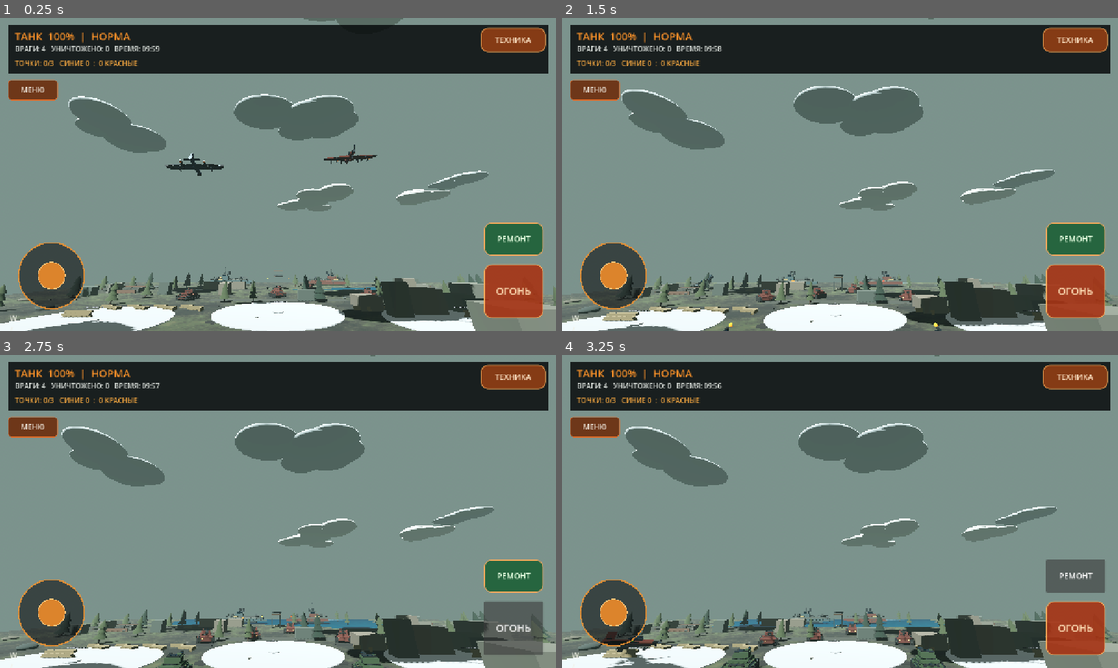
Above: before the commit, frames 1-4 (two rows, left to right).
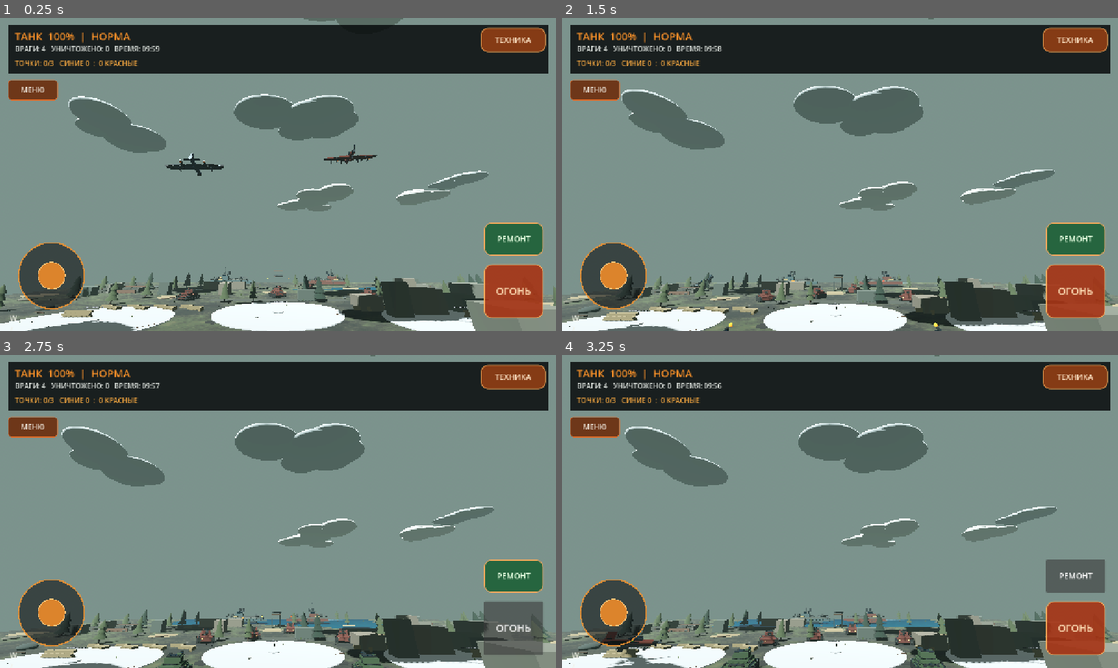
Above: after the commit, the same moments.

Repository: p87010834-ai/WAR-BATTLE-MOBILE
Game: Godot game, scene res://scenes/main.tscn
Two runs of this game, one before a commit and one after it. Both use one fixed random seed, a clock stepped at 60 frames per second and the inputs below.
Inputs (mouse positions are in pixels of both pictures, inside the frame that each line leads up to):
- Up to frame 1 (0.25 s): no input
- Up to frame 2 (1.5 s): tap Enter at 0.5 s; drag from (612, 274) to (895, 105) at 0.52 s; drag from (728, 190) to (812, 237) at 1.27 s
- Up to frame 3 (2.75 s): click "ОГОНЬ" at 2 s
- Up to frame 4 (3.25 s): click "РЕМОНТ" at 2.75 s

The runs differ from the first frame. In frame 1, 0.2% of the frame differs, in the area x 1-100%, y 86-100%; in frame 2, 0.2%; in frame 3, 0.2%, in the area x 1-100%, y 84-100%; in frame 4, 0.2%.

Commit message:
Add instanced grass, terrain berms and scattered battlefield debris

Diff:
--- a/godot/scripts/battlefield_environment.gd
+++ b/godot/scripts/battlefield_environment.gd
@@ -14,6 +14,7 @@
 	_add_barriers_and_sandbags()
 	_add_craters_and_debris()
 	_add_forest_details()
+	_add_ground_detail()
 	_add_outpost()
 
 func _make_materials() -> void:
@@ -157,3 +158,62 @@
 	_box(tower, Vector3(4.0, 0.18, 4.0), Vector3(0.0, 5.2, 0.0), _materials["metal"])
 	_box(tower, Vector3(3.8, 0.15, 3.8), Vector3(0.0, 6.8, 0.0), _materials["wood"])
 	_cylinder(tower, 0.045, 2.0, Vector3(0.0, 7.8, 0.0), _materials["metal"])
+
+
+func _add_ground_detail() -> void:
+	# Low-cost instanced grass tufts: many silhouettes, one draw-friendly mesh.
+	var blade_mesh := BoxMesh.new()
+	blade_mesh.size = Vector3(0.075, 0.52, 0.055)
+	var blade_mat := StandardMaterial3D.new()
+	blade_mat.albedo_color = Color(0.19, 0.24, 0.13)
+	blade_mat.roughness = 1.0
+	blade_mat.vertex_color_use_as_albedo = true
+	blade_mesh.material = blade_mat
+	var grass_multi := MultiMesh.new()
+	grass_multi.transform_format = MultiMesh.TRANSFORM_3D
+	grass_multi.use_colors = true
+	grass_multi.mesh = blade_mesh
+	grass_multi.instance_count = 210
+	for i in range(grass_multi.instance_count):
+		var x := randf_range(-84.0, 84.0)
+		var z := randf_range(-78.0, 68.0)
+		if Vector2(x, z - 18.0).length() < 27.0:
+			x += 34.0 if x >= 0.0 else -34.0
+		var yaw := randf_range(0.0, TAU)
+		var height := randf_range(0.55, 1.25)
+		var basis := Basis(Vector3.UP, yaw).scaled(Vector3(1.0, height, 1.0))
+		grass_multi.set_instance_transform(i, Transform3D(basis, Vector3(x, height * 0.25, z)))
+		var shade := randf_range(0.72, 1.18)
+		grass_multi.set_instance_color(i, Color(shade, shade, shade * randf_range(0.78, 0.96), 1.0))
+	var grass_instance := MultiMeshInstance3D.new()
+	grass_instance.multimesh = grass_multi
+	add_child(grass_instance)
+
+	# Scattered low earth berms break up the flat horizon without blocking play.
+	for i in range(13):
+		var berm := MeshInstance3D.new()
+		var berm_mesh := SphereMesh.new()
+		berm_mesh.radius = randf_range(3.0, 6.0)
+		berm_mesh.height = randf_range(1.1, 2.0)
+		berm_mesh.radial_segments = 16
+		berm_mesh.rings = 8
+		berm.mesh = berm_mesh
+		berm.material_override = _materials["sand"]
+		berm.position = Vector3(randf_range(-82.0, 82.0), -0.38, randf_range(-72.0, 66.0))
+		berm.scale = Vector3(randf_range(1.2, 2.1), 0.75, randf_range(1.0, 1.8))
+		if Vector2(berm.position.x, berm.position.z - 18.0).length() > 31.0:
+			add_child(berm)
+
+	# Broken timber and twisted metal around ruined positions.
+	for i in range(18):
+		var log := MeshInstance3D.new()
+		var log_mesh := CylinderMesh.new()
+		log_mesh.top_radius = randf_range(0.07, 0.13)
+		log_mesh.bottom_radius = log_mesh.top_radius * 1.25
+		log_mesh.height = randf_range(1.4, 3.8)
+		log_mesh.radial_segments = 7
+		log.mesh = log_mesh
+		log.material_override = _materials["wood"] if i % 2 == 0 else _materials["metal"]
+		log.position = Vector3(randf_range(-70.0, 70.0), 0.16, randf_range(-62.0, 60.0))
+		log.rotation = Vector3(randf_range(-0.08, 0.08), randf_range(0.0, TAU), PI * 0.5 + randf_range(-0.08, 0.08))
+		add_child(log)
